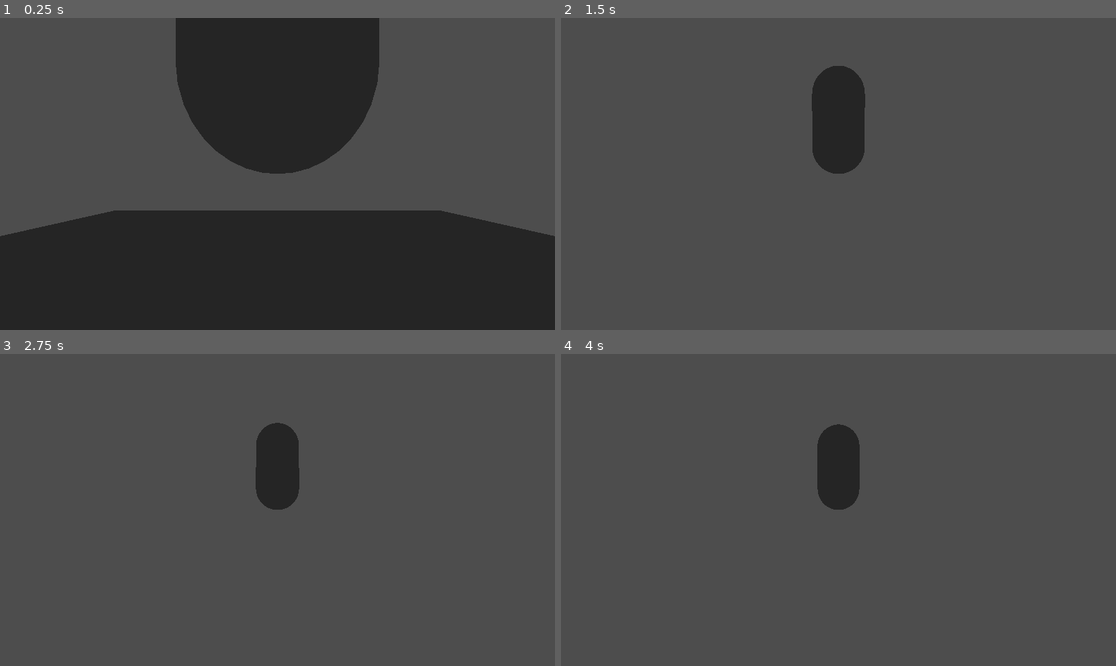
Above: before the commit, frames 1-4 (two rows, left to right).
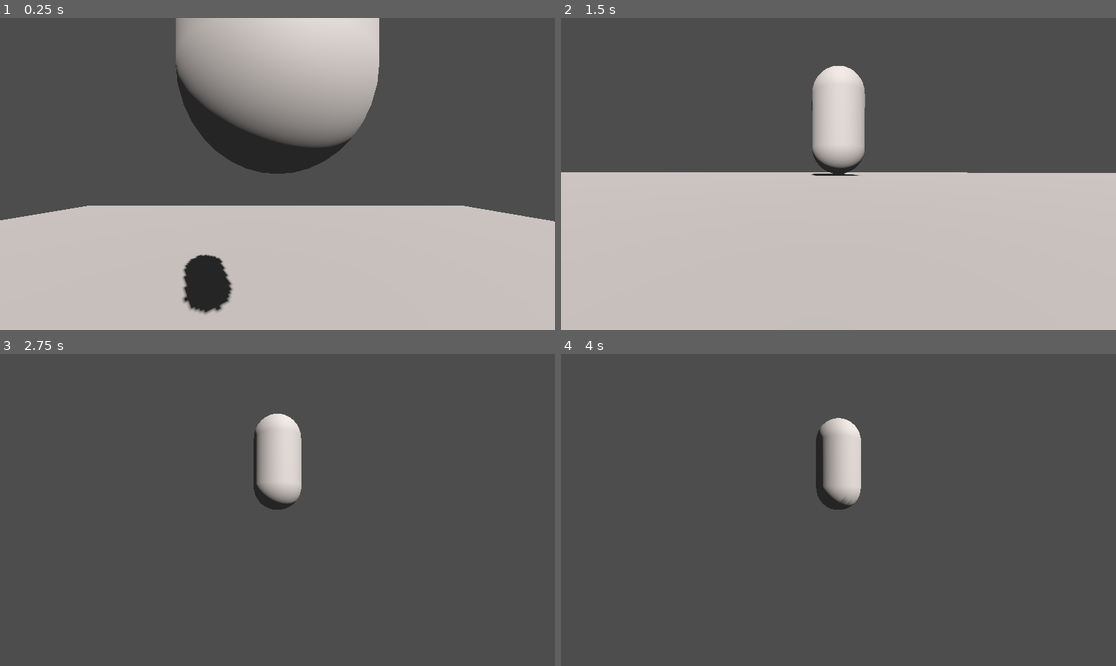
Above: after the commit, the same moments.

Repository: Into-The-Maze/arkanyx-nv
Game: Godot game, scene res://Scenes/world.tscn
The game is run twice, just before and just after one commit, with the same random seed, the same clock (stepped at 60 frames per second) and the same inputs.
Inputs (mouse positions are in pixels of both pictures, inside the frame that each line leads up to):
- Up to frame 1 (0.25 s): no input
- Up to frame 2 (1.5 s): move the mouse to (866, 174) at 0.52 s; hold W (move_forward) from 0.53 s (still down); move the mouse to (810, 174) at 1.27 s
- Up to frame 3 (2.75 s): keep holding W (move_forward); move the mouse to (288, 503) at 2.02 s
- Up to frame 4 (4 s): keep holding W (move_forward); move the mouse to (832, 516) at 2.77 s; move the mouse to (877, 513) at 3.52 s

The runs differ from the first frame. In frame 1, 51% of the frame differs, in the area x 0-100%, y 0-100%; in frame 2, 53%, in the area x 0-100%, y 15-100%; in frame 3, 2.2%; in frame 4, 1.8%.

Commit message:
gravity implemented

Diff:
--- a/Scenes/character.tscn
+++ b/Scenes/character.tscn
@@ -14,11 +14,12 @@
 radius = 0.2
 
 [node name="Character" type="CharacterBody3D"]
-transform = Transform3D(1, 0, 0, 0, 1, 0, 0, 0, 1, 0.00142908, 1, 0.00708866)
+transform = Transform3D(1, -0.00013557, -0.000448593, 0.000135891, 1, 0.000673232, 0.000448496, -0.000673297, 1, 0.000416755, 1, 0.00564385)
 top_level = true
 script = ExtResource("1_8xy7i")
 
 [node name="Collider" type="CollisionShape3D" parent="."]
+transform = Transform3D(1, -7.84439e-12, -8.73115e-11, -3.12355e-11, 1, 0, -1.16415e-10, 0, 1, 0, 0.95, 4.65661e-10)
 shape = SubResource("CapsuleShape3D_o4w3w")
 
 [node name="Mesh" type="MeshInstance3D" parent="."]
--- a/Scenes/world.tscn
+++ b/Scenes/world.tscn
@@ -9,22 +9,49 @@
 
 [sub_resource type="Environment" id="Environment_sxcsl"]
 
+[sub_resource type="BoxShape3D" id="BoxShape3D_2mqpa"]
+
+[sub_resource type="BoxMesh" id="BoxMesh_dmjn8"]
+
 [node name="World" type="Node3D"]
 
 [node name="StaticBody3D" type="StaticBody3D" parent="."]
-transform = Transform3D(1, 0, 0, 0, 1, 0, 0, 0, 1, 0.00787783, 4.76837e-07, -0.0160789)
+transform = Transform3D(15.2159, 0, 0, 0, 0.99261, 0, 0, 0, 15.2159, 0.00787783, 4.76837e-07, -0.0160789)
 
 [node name="CollisionShape3D" type="CollisionShape3D" parent="StaticBody3D"]
 transform = Transform3D(1, 0, 0, 0, 1, 0, 0, 0, 1, -0.00787687, -2.38419e-07, 0.0160751)
 shape = SubResource("BoxShape3D_4yo1v")
 
 [node name="MeshInstance3D" type="MeshInstance3D" parent="StaticBody3D/CollisionShape3D"]
-transform = Transform3D(4.46281, 0, 0, 0, 1, 0, 0, 0, 4.46281, 0, 0, 0)
 mesh = SubResource("PlaneMesh_t7w6c")
 skeleton = NodePath("../../..")
 
 [node name="Character" parent="." instance=ExtResource("1_u2vbt")]
-transform = Transform3D(1, 0, 0, 0, 1, 0, 0, 0, 1, 0, 1, 0)
+transform = Transform3D(1, 0, 0, 0, 1, 0, 0, 0, 1, 0.0428433, 2.90087, 0.274052)
 
 [node name="WorldEnvironment" type="WorldEnvironment" parent="."]
 environment = SubResource("Environment_sxcsl")
+
+[node name="DirectionalLight3D" type="DirectionalLight3D" parent="WorldEnvironment"]
+transform = Transform3D(0.826435, -0.461414, 0.322648, 0.18631, 0.764886, 0.616635, -0.531313, -0.449496, 0.718095, 0, 13.0042, 0)
+light_color = Color(1, 0.958113, 0.936174, 1)
+light_energy = 2.0
+shadow_enabled = true
+
+[node name="Ramp" type="StaticBody3D" parent="."]
+transform = Transform3D(5.0172, 5.26568, 0, -5.0172, 5.26568, 0, 0, 0, 3.01167, 5.55564, -0.186403, 11.2946)
+
+[node name="CollisionShape3D" type="CollisionShape3D" parent="Ramp"]
+shape = SubResource("BoxShape3D_2mqpa")
+
+[node name="MeshInstance3D" type="MeshInstance3D" parent="Ramp/CollisionShape3D"]
+mesh = SubResource("BoxMesh_dmjn8")
+
+[node name="Ramp2" type="StaticBody3D" parent="."]
+transform = Transform3D(5.79925, 4.29066, 0, -4.08819, 6.08646, 0, 0, 0, 2.51373, 5.73128, -1.65569, 4.91726)
+
+[node name="CollisionShape3D" type="CollisionShape3D" parent="Ramp2"]
+shape = SubResource("BoxShape3D_2mqpa")
+
+[node name="MeshInstance3D" type="MeshInstance3D" parent="Ramp2/CollisionShape3D"]
+mesh = SubResource("BoxMesh_dmjn8")
--- a/Scripts/Player/movement.gd
+++ b/Scripts/Player/movement.gd
@@ -1,7 +1,8 @@
 extends CharacterBody3D
 
-@export var max_speed: float = 10.0
-@export var acceleration: float = 30.0
+@export var max_speed: float = 8.0
+@export var acceleration: float = 40.0
+@export var gravity: float = 9.81
 @onready var camera: Camera3D = $Pivot/Camera
 
 func _ready() -> void:
@@ -26,11 +27,19 @@
 	var direction: Vector3 = input_vector.rotated(Vector3.UP, camera.global_rotation.y)
 	var current_velocity: Vector3 = velocity
 
-	if direction != Vector3.ZERO:
-		var target_velocity: Vector3 = direction * max_speed
-		current_velocity = current_velocity.move_toward(target_velocity, acceleration * delta)
+	var horizontal_velocity = Vector3(current_velocity.x, 0, current_velocity.z)
+	var target_horizontal_velocity = direction * max_speed
+	horizontal_velocity = horizontal_velocity.move_toward(target_horizontal_velocity, acceleration * delta)
+
+	if not is_on_floor():
+		current_velocity.y -= gravity * delta
 	else:
-		current_velocity = current_velocity.move_toward(Vector3.ZERO, acceleration * delta)
+		current_velocity.y = 0
 
+	current_velocity.x = horizontal_velocity.x
+	current_velocity.z = horizontal_velocity.z
+
+	print_debug(velocity)
 	velocity = current_velocity
+
 	move_and_slide()
Not shown: 1 places in Scenes/world.tscn that only renumber resources
